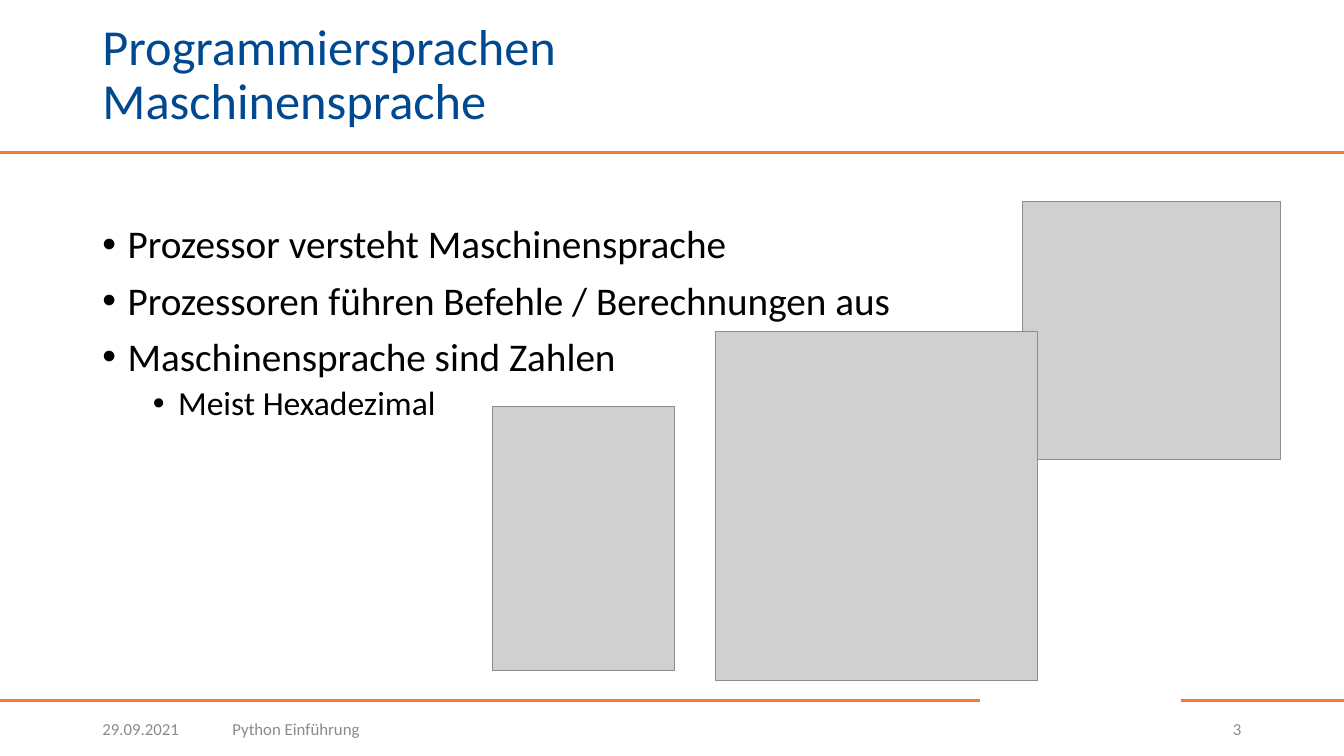
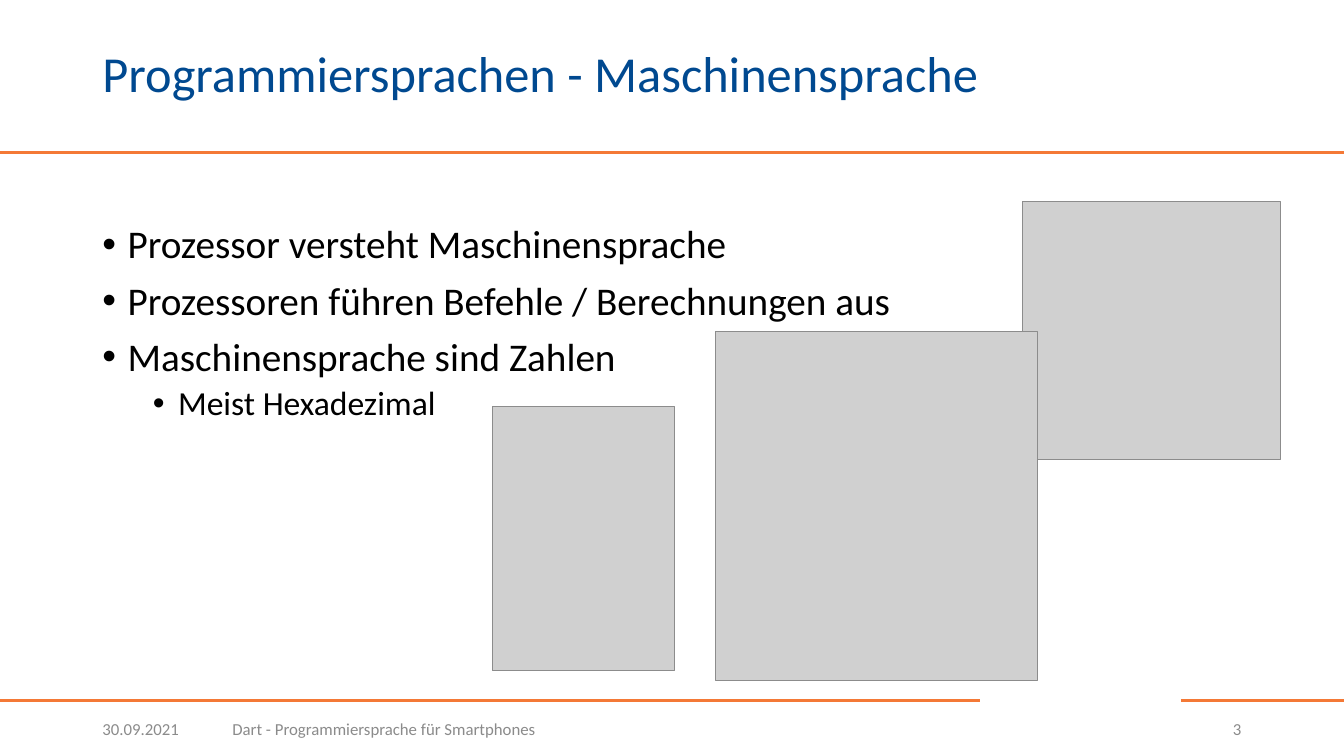
Before and after one commit to BogyMitutoyoCTL/Checklisten-App-2021, a slide deck: slide 3 of Dart.pptx. Drawn at 1344x756 pixels with LibreOffice and Linux fonts; fonts in the diff are those of the drawing; grey boxes stand for pictures; background and template pictures are left out. Boxes give left, top, right and bottom in pixels: in the first picture for what was removed or moved away, otherwise in the second. Text is boxed around its words. In the diff, an @@ line names an element or a change of style, - is before the commit and + after.

```diff
--- a/Dart.pptx
+++ b/Dart.pptx
@@ title at [102,57,978,101]: text changed @@
-Programmiersprachen
-Maschinensprache
+Programmiersprachen - Maschinensprache
@@ text at [102,724,178,735]: text changed @@
-29.09.2021
+30.09.2021
@@ text at [232,723,535,738]: text changed @@
-Python Einführung
+Dart - Programmiersprache für Smartphones
```
Also in this commit, not shown: 54 other slides changed, 14 slides added.
